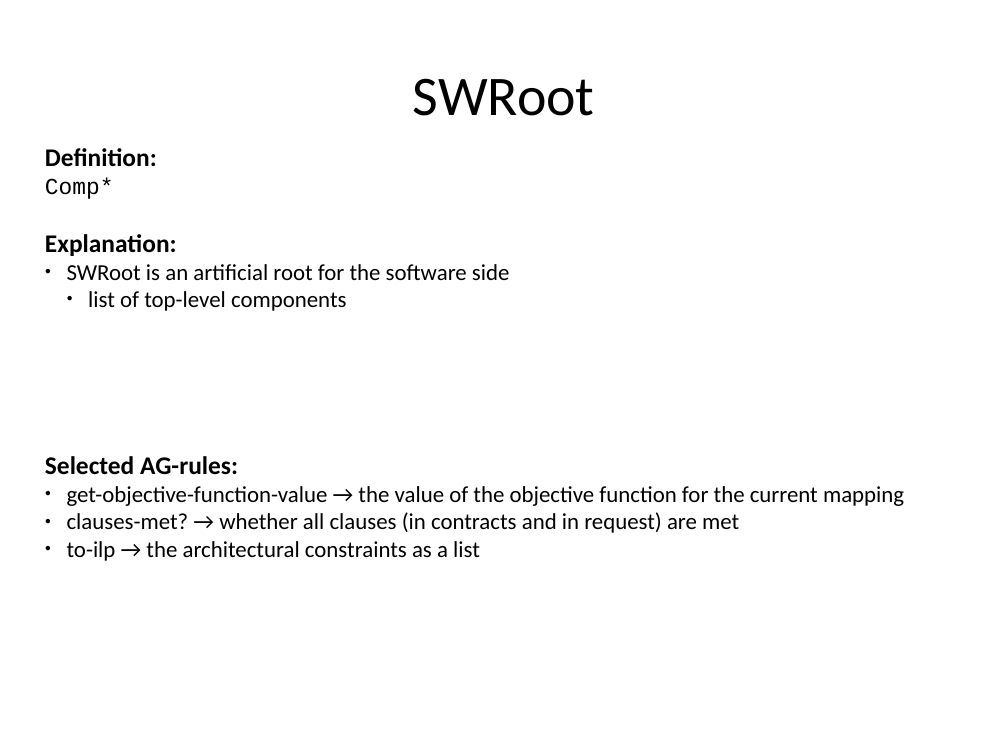
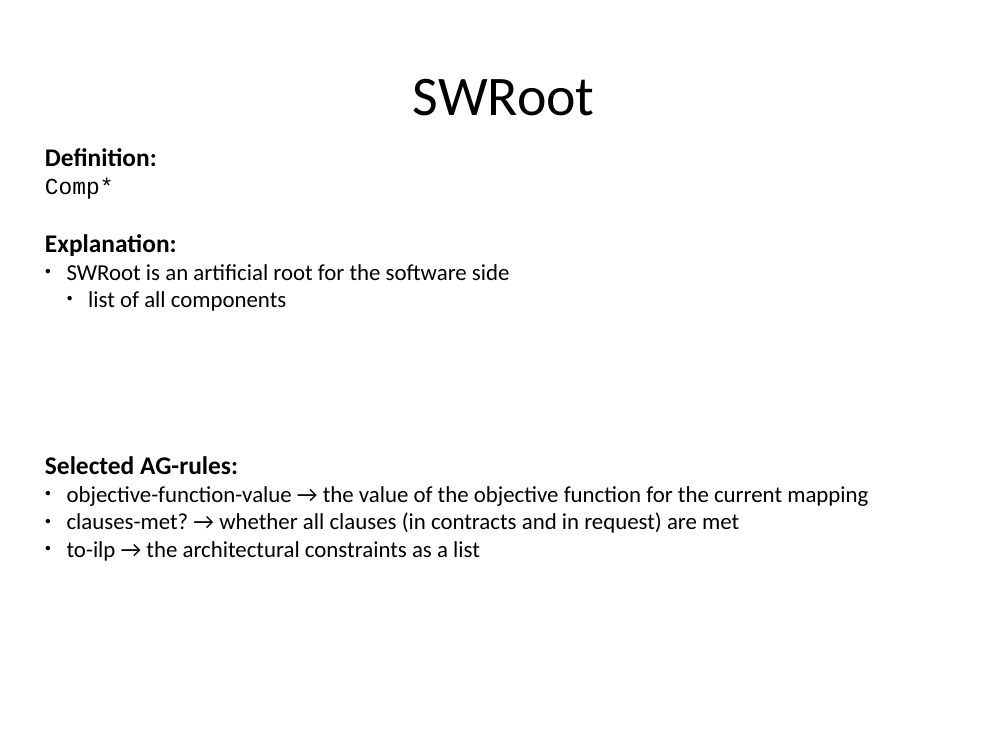
Before and after one commit to rene-schoene/racr-mquat, a slide deck: slide 21 of doc/the-model.odp (slide 14 before the commit). Drawn at 1008x756 pixels with LibreOffice and Linux fonts; fonts in the diff are those of the drawing. Boxes give left, top, right and bottom in pixels: in the first picture for what was removed or moved away, otherwise in the second. Text is boxed around its words. In the diff, an @@ line names an element or a change of style, - is before the commit and + after.

```diff
--- a/doc/the-model.odp
+++ b/doc/the-model.odp
@@ text at bbox=[88, 291, 287, 311]: text changed @@
-  ● list of top-level components
+  ● list of all components
@@ text at bbox=[67, 486, 868, 506]: text changed @@
-● get-objective-function-value → the value of the objective function for the current mapping
+● objective-function-value → the value of the objective function for the current mapping
```
Also in this commit, not shown: 21 other slides changed, 7 slides added, 1 other file.
